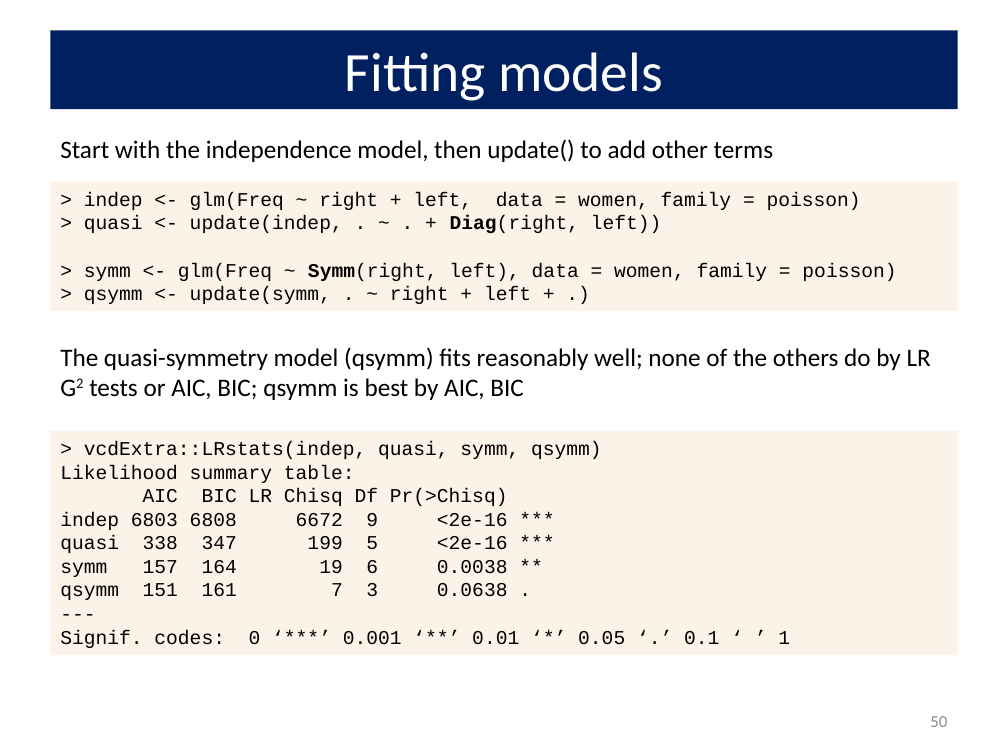
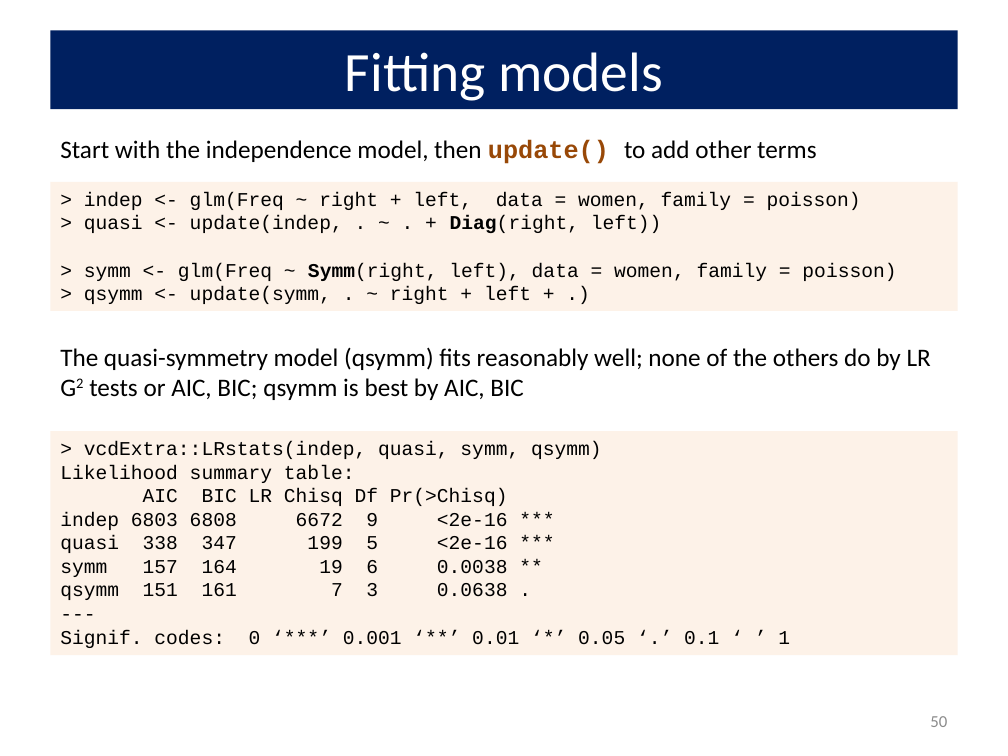
Before and after one commit to friendly/psy6136, a slide deck: slide 50 of lectures/08-Loglin2.pptx. Drawn at 1008x756 pixels with LibreOffice and Linux fonts; fonts in the diff are those of the drawing. Boxes give left, top, right and bottom in pixels: in the first picture for what was removed or moved away, otherwise in the second. Text is boxed around its words. In the diff, an @@ line names an element or a change of style, - is before the commit and + after.

```diff
--- a/lectures/08-Loglin2.pptx
+++ b/lectures/08-Loglin2.pptx
@@ text "Start with the independence model, ..." at [60, 140, 816, 164]: font Calibri to Courier New, text colour #000000 to #984807, bold on in "update()" @@
```
Also in this commit, not shown: 1 other slide changed, 1 slide added, 3 other files.
